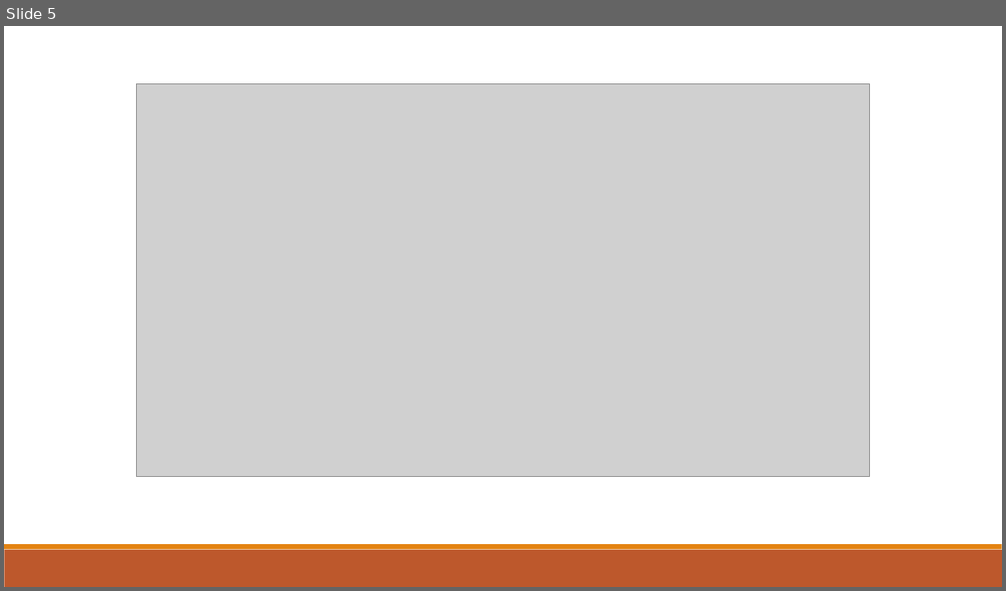
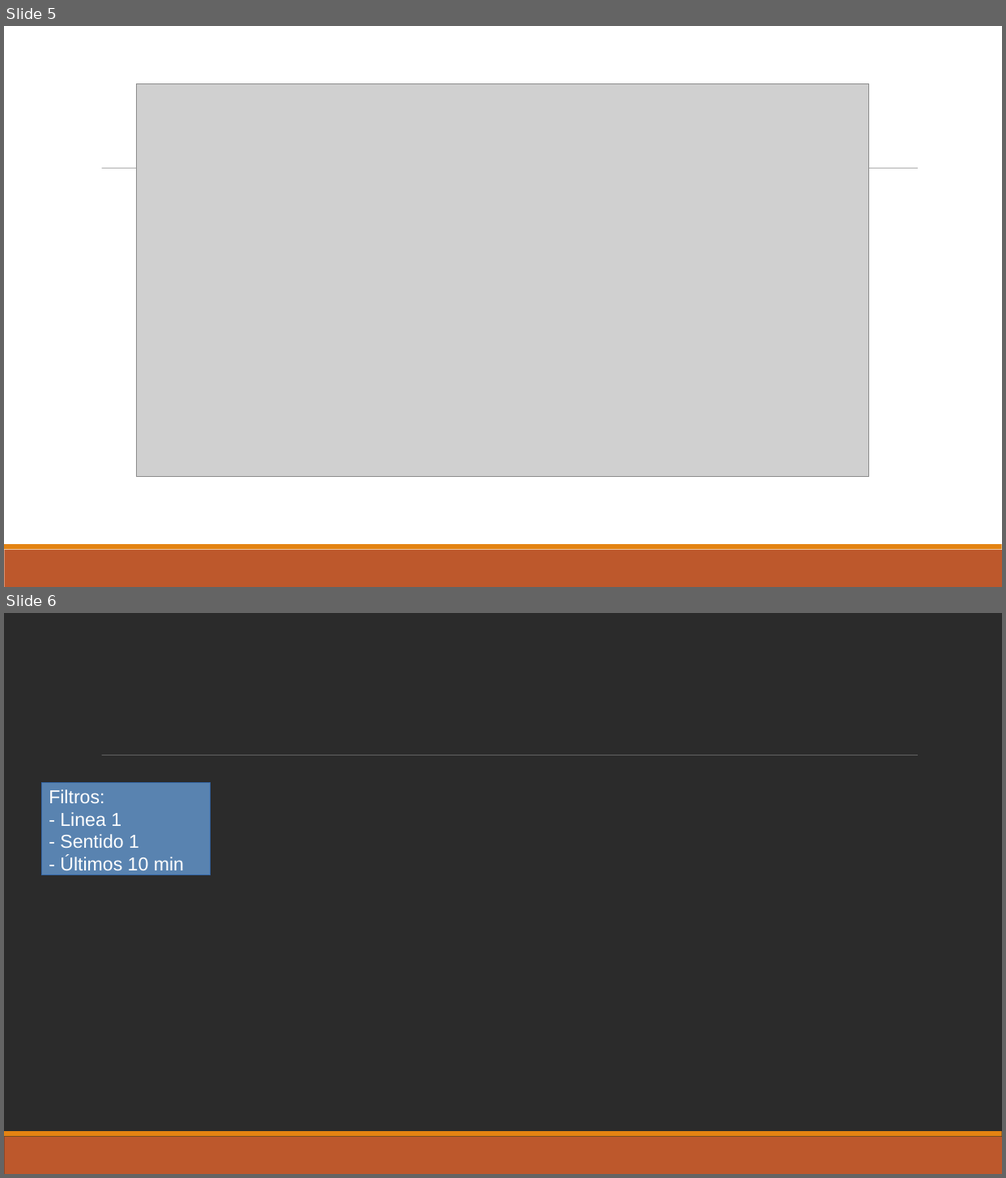
Before and after one commit to EloyBG97/project-big-data, a slide deck: Presentacion.pptx. Shown one above the other, each under a label of ours: slide 5 before the commit, slides 5 and 6 after it. The pictures are 1006x591 and 1006x1178 pixels, drawn with LibreOffice and Linux fonts; fonts in the diff are those of the drawing; grey boxes stand for pictures; background and template pictures are left out; a plain dark background stands for a picture behind light text. Boxes give left, top, right and bottom in pixels: in the first picture for what was removed or moved away, otherwise in the second. Text is boxed around its words. In the diff, an @@ line names an element or a change of style, - is before the commit and + after.

```diff
--- a/Presentacion.pptx
+++ b/Presentacion.pptx
@@ slide 6 added at bbox=[4, 613, 1002, 1174], background picture (left out); not listed: 3 template elements that a slide beside it also shows @@
@@ rectangle added at bbox=[41, 783, 210, 875], fill #5983B0, outline #3465A4 0 pt @@
@@ text added at bbox=[49, 790, 184, 871], 18 pt, text #FFFFFF @@
+Filtros:
+- Linea 1
+- Sentido 1
+- Últimos 10 min
@@ slide 5 changed as well @@
@@ line added from (102, 169) to (918, 169), #808080 0.5 pt @@
```
Also in this commit, not shown: 4 other slides changed.
